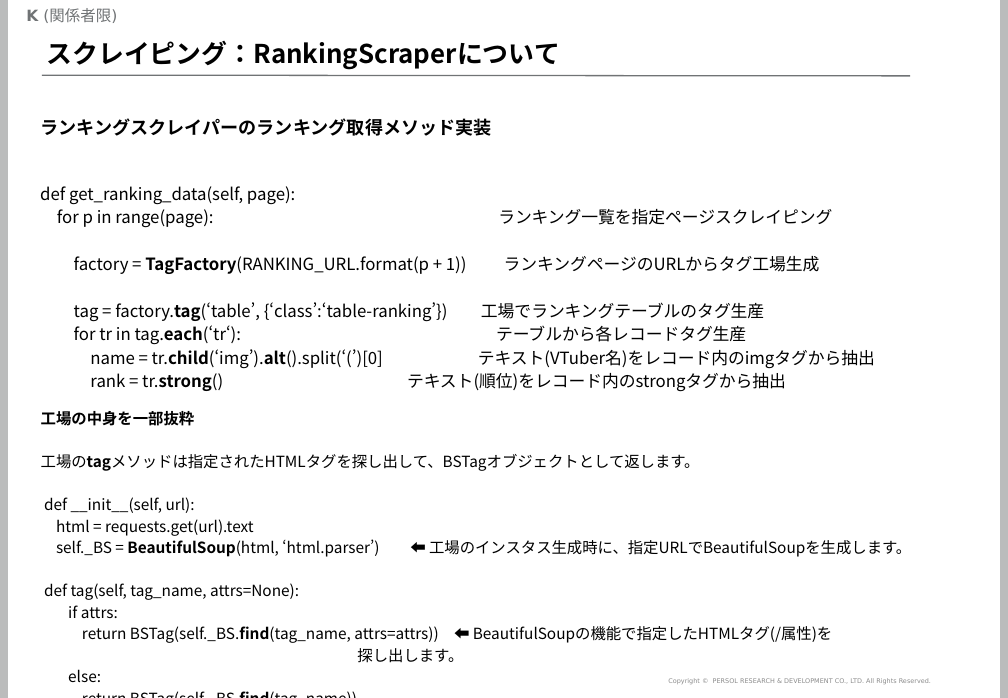
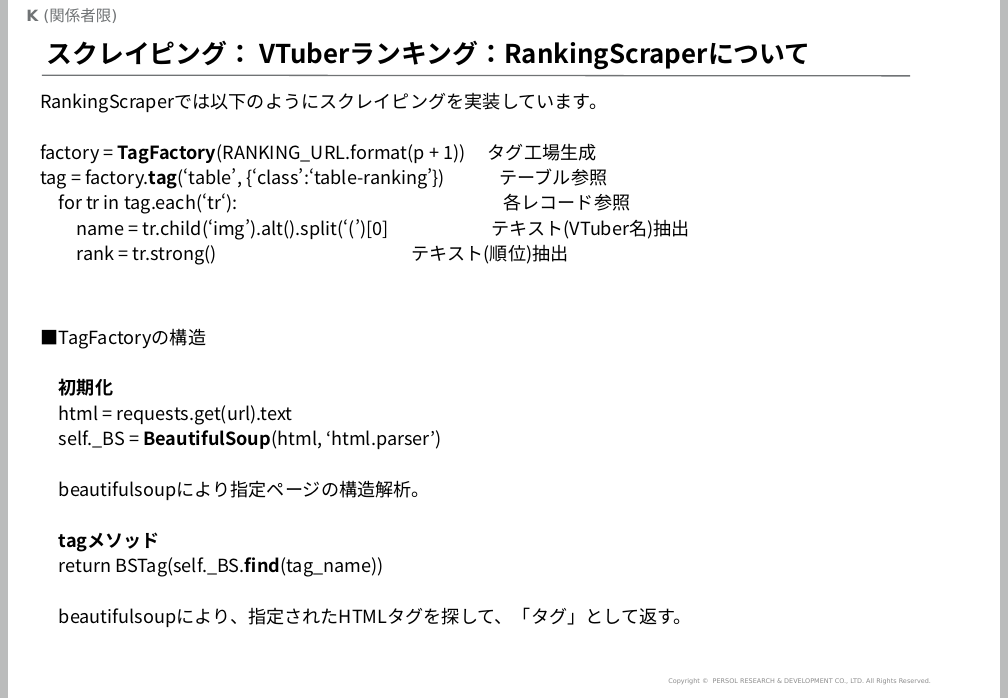
Before and after one commit to mogrodown/python_session, a slide deck: slide 22 of doc/python中級講座_2020.pptx (slide 20 before the commit). Drawn at 1008x698 pixels with LibreOffice and Linux fonts; fonts in the diff are those of the drawing; background and template pictures are left out. Boxes give left, top, right and bottom in pixels: in the first picture for what was removed or moved away, otherwise in the second. Text is boxed around its words. In the diff, an @@ line names an element or a change of style, - is before the commit and + after.

```diff
--- a/doc/python中級講座_2020.pptx
+++ b/doc/python中級講座_2020.pptx
@@ title at [46, 41, 810, 69]: text changed @@
-スクレイピング：RankingScraperについて
+スクレイピング： VTuberランキング：RankingScraperについて
@@ text at [40, 92, 689, 265]: text changed; bold off @@
-ランキングスクレイパーのランキング取得メソッド実装
+RankingScraperでは以下のようにスクレイピングを実装しています。
+factory = TagFactory(RANKING_URL.format(p + 1)) タグ工場生成
+tag = factory.tag(‘table’, {‘class’:‘table-ranking’}) テーブル参照
+for tr in tag.each(‘tr‘): 各レコード参照
+name = tr.child(‘img’).alt().split(‘(’)[0] テキスト(VTuber名)抽出
+rank = tr.strong() テキスト(順位)抽出
@@ text removed at [40, 186, 875, 392] @@
-def get_ranking_data(self, page):
-for p in range(page): ランキング一覧を指定ページスクレイピング
-factory = TagFactory(RANKING_URL.format(p + 1)) ランキングページのURLからタグ工場生成
-tag = factory.tag(‘table’, {‘class’:‘table-ranking’}) 工場でランキングテーブルのタグ生産
-for tr in tag.each(‘tr‘): テーブルから各レコードタグ生産
-name = tr.child(‘img’).alt().split(‘(’)[0] テキスト(VTuber名)をレコード内のimgタグから抽出
-rank = tr.strong() テキスト(順位)をレコード内のstrongタグから抽出
@@ text "■TagFactoryの構造": place and size @@
-text "■TagFactoryの構造" at [41, 411, 911, 663]
+text "■TagFactoryの構造" at [41, 328, 692, 627]
@@ text at [41, 328, 206, 396]: text changed; size 11.9 to 14 pt @@
-工場の中身を一部抜粋
-工場のtagメソッドは指定されたHTMLタグを探し出して、BSTagオブジェクトとして返します。
-def __init__(self, url):
+■TagFactoryの構造
+初期化
@@ text at [59, 405, 383, 577]: size 11.9 to 14 pt in "html = requests.get(url).text", "return BSTag(self._BS.find(tag_name))" @@
@@ text at [59, 430, 441, 552]: text changed; size 11.9 to 14 pt @@
-self._BS = BeautifulSoup(html, ‘html.parser’) ⬅ 工場のインスタス生成時に、指定URLでBeautifulSoupを生成します。
-def tag(self, tag_name, attrs=None):
-if attrs:
-return BSTag(self._BS.find(tag_name, attrs=attrs)) ⬅ BeautifulSoupの機能で指定したHTMLタグ(/属性)を
-探し出します。
-else:
+self._BS = BeautifulSoup(html, ‘html.parser’)
+beautifulsoupにより指定ページの構造解析。
+tagメソッド
@@ text at [59, 607, 692, 627]: paragraph added @@
+beautifulsoupにより、指定されたHTMLタグを探して、「タグ」として返す。
```
Also in this commit, not shown: 21 other slides changed, 3 slides added, 1 other file.
